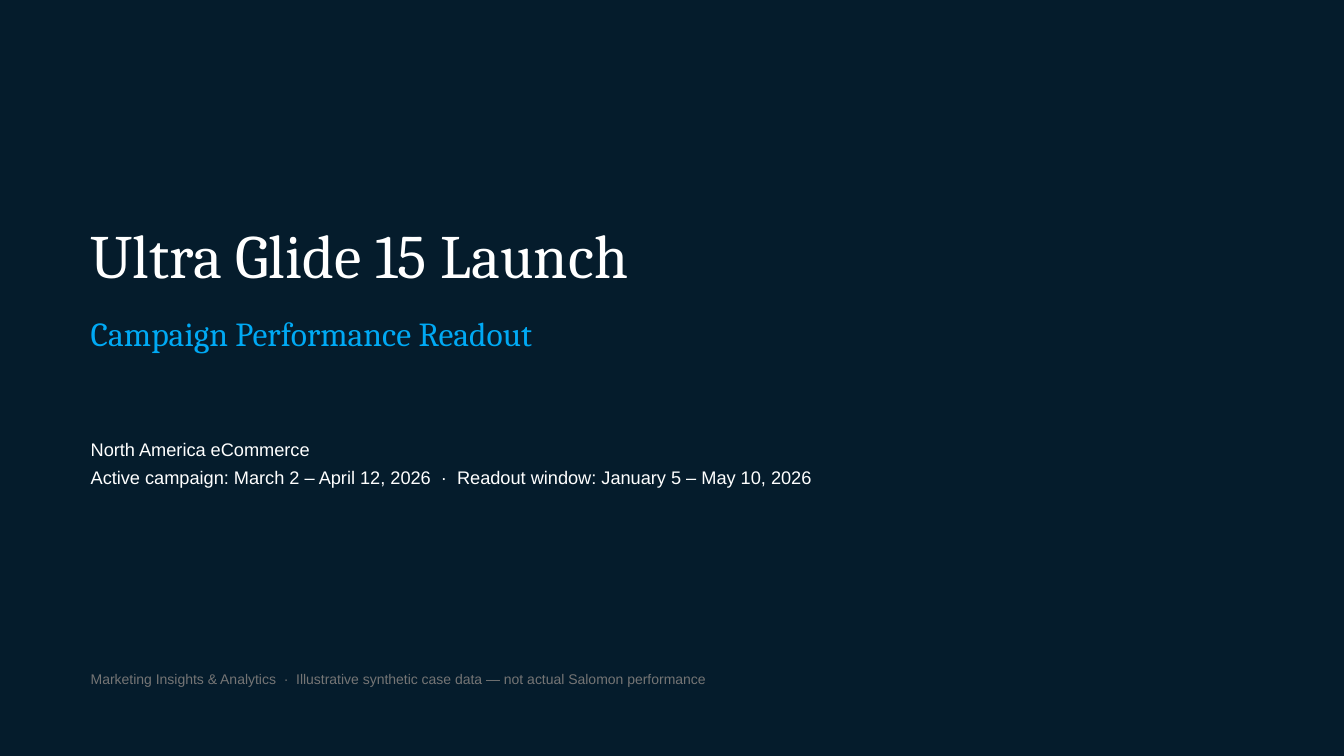
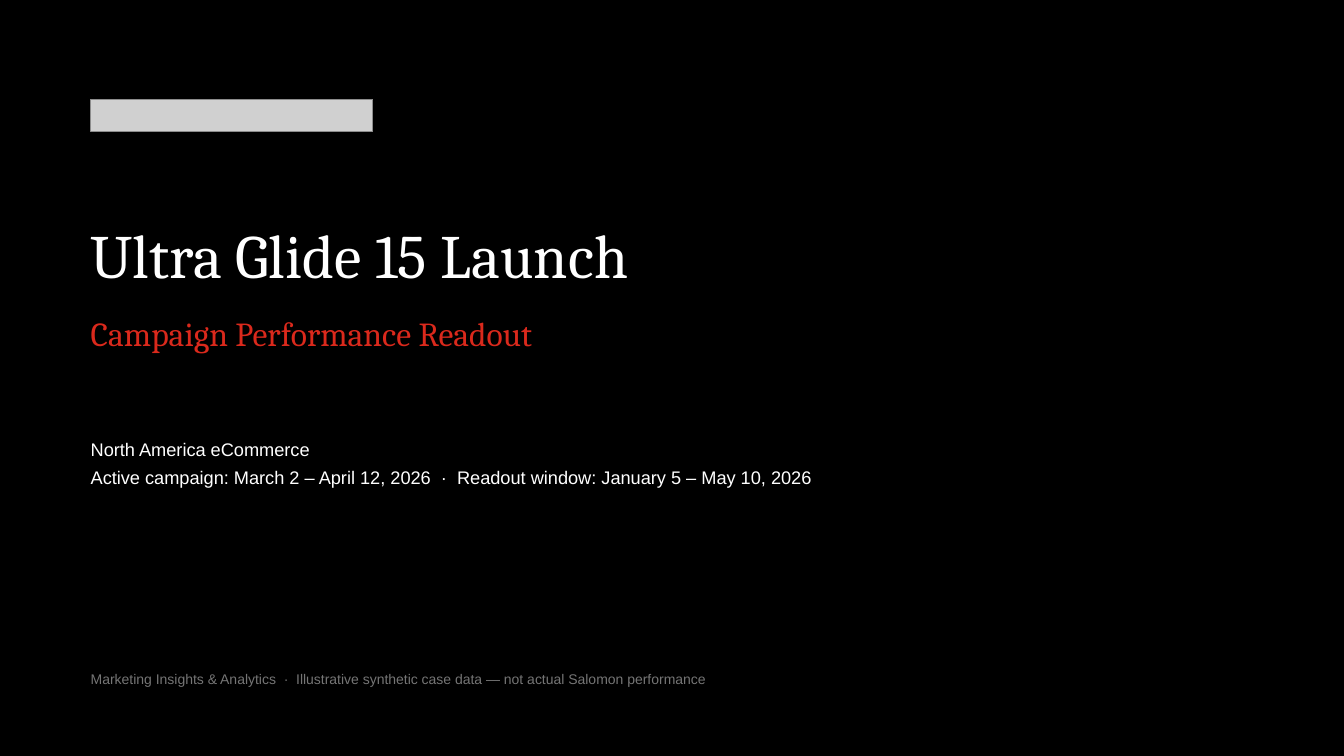
Before and after one commit to andersone17/salomon_case, a slide deck: slide 1 of deliverables/UG15_Campaign_Readout.pptx. Drawn at 1344x756 pixels with LibreOffice and Linux fonts; fonts in the diff are those of the drawing; grey boxes stand for pictures. Boxes give left, top, right and bottom in pixels: in the first picture for what was removed or moved away, otherwise in the second. Text is boxed around its words. In the diff, an @@ line names an element or a change of style, - is before the commit and + after.

```diff
--- a/deliverables/UG15_Campaign_Readout.pptx
+++ b/deliverables/UG15_Campaign_Readout.pptx
@@ rectangle at (0,0,1344,756): fill #051C2C to #000000 @@
@@ picture added at (91,99,373,131) @@
@@ text "Campaign Performance Readout" at (91,322,533,354): text colour #00A9F4 to #DA291C @@
```
Also in this commit, not shown: 12 other slides changed, 11 other files.
